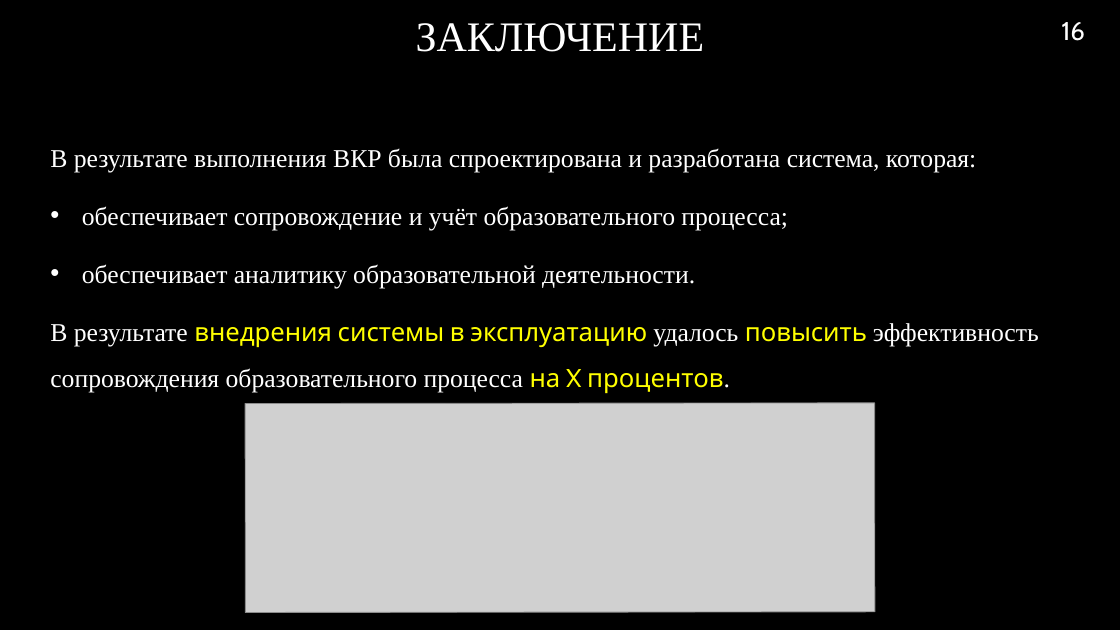
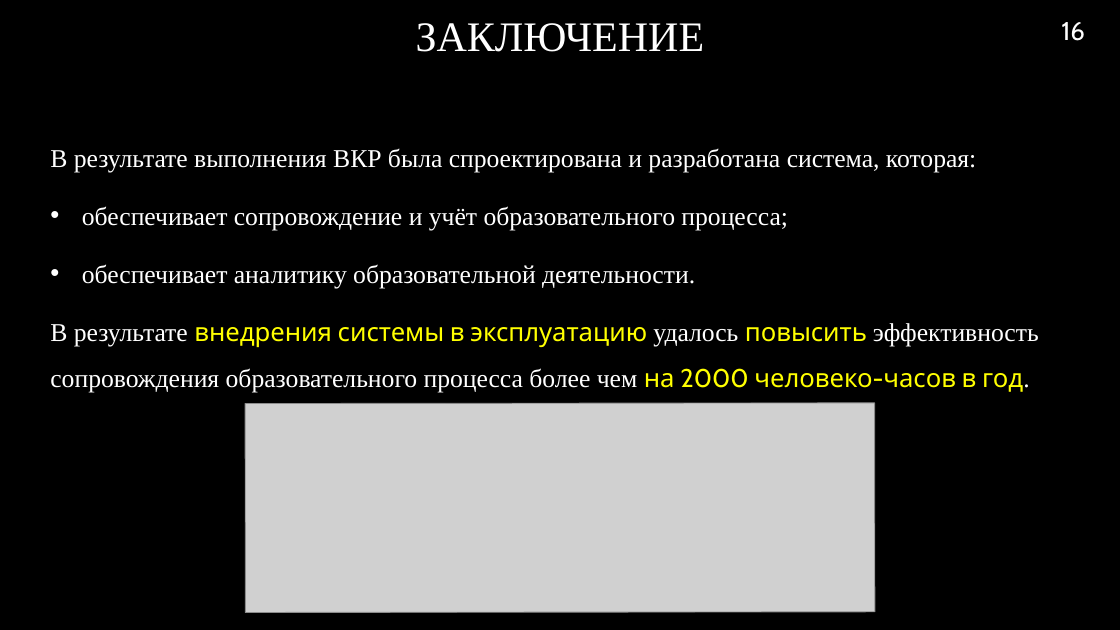
Before and after one commit to RAdKuzur/ASTU, a slide deck: slide 16 of Дипломная работа/Консультации Хоменко/Презентация.pptx. Drawn at 1120x630 pixels with LibreOffice and Linux fonts; fonts in the diff are those of the drawing; grey boxes stand for pictures; background and template pictures are left out. Boxes give left, top, right and bottom in pixels: in the first picture for what was removed or moved away, otherwise in the second. Text is boxed around its words. In the diff, an @@ line names an element or a change of style, - is before the commit and + after.

```diff
--- a/Дипломная работа/Консультации Хоменко/Презентация.pptx
+++ b/Дипломная работа/Консультации Хоменко/Презентация.pptx
@@ text at [50, 323, 1039, 392]: text changed @@
-  В результате внедрения системы в эксплуатацию удалось повысить эффективность сопровождения образовательного процесса на X процентов.
+  В результате внедрения системы в эксплуатацию удалось повысить эффективность сопровождения образовательного процесса более чем на 2000 человеко-часов в год.
```
Also in this commit, not shown: 3 other slides changed, 3 other files.
